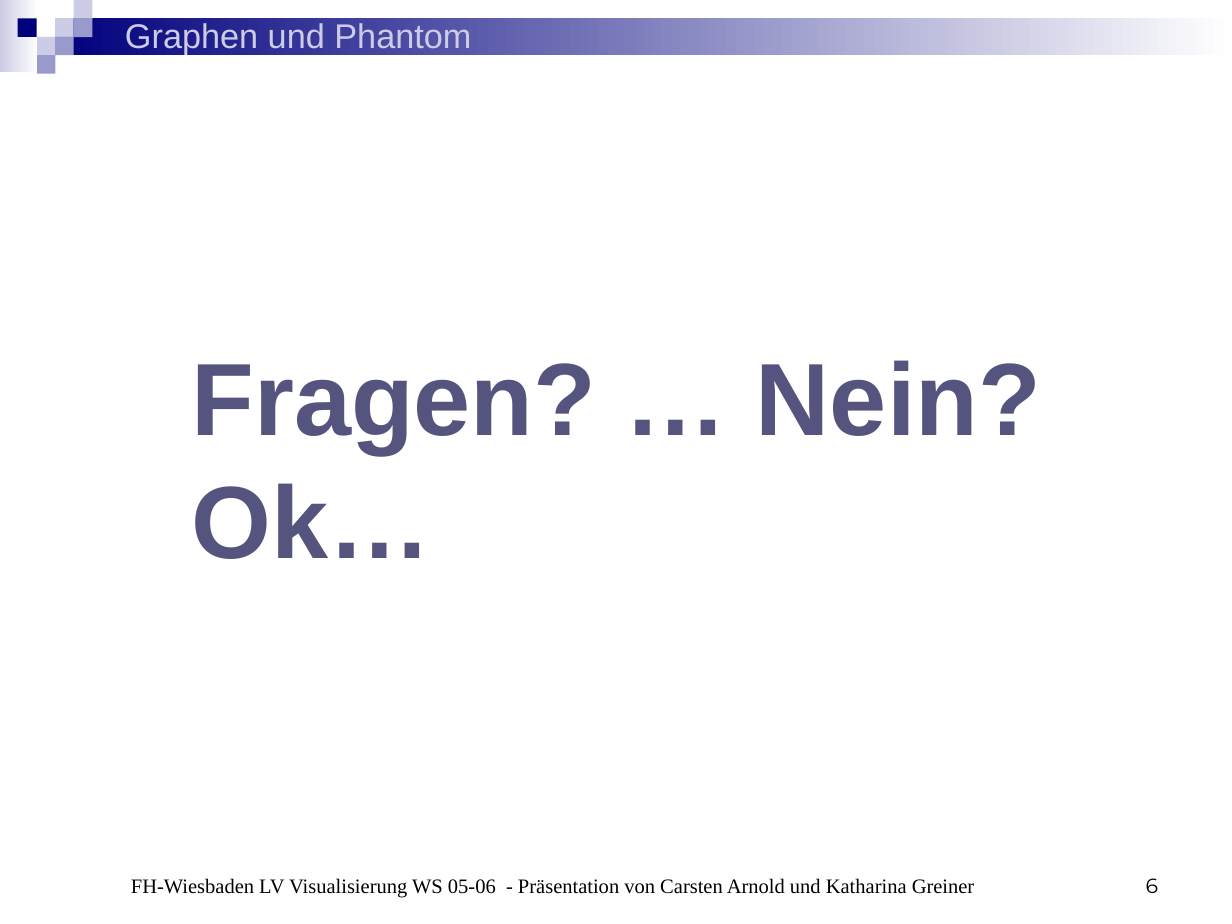
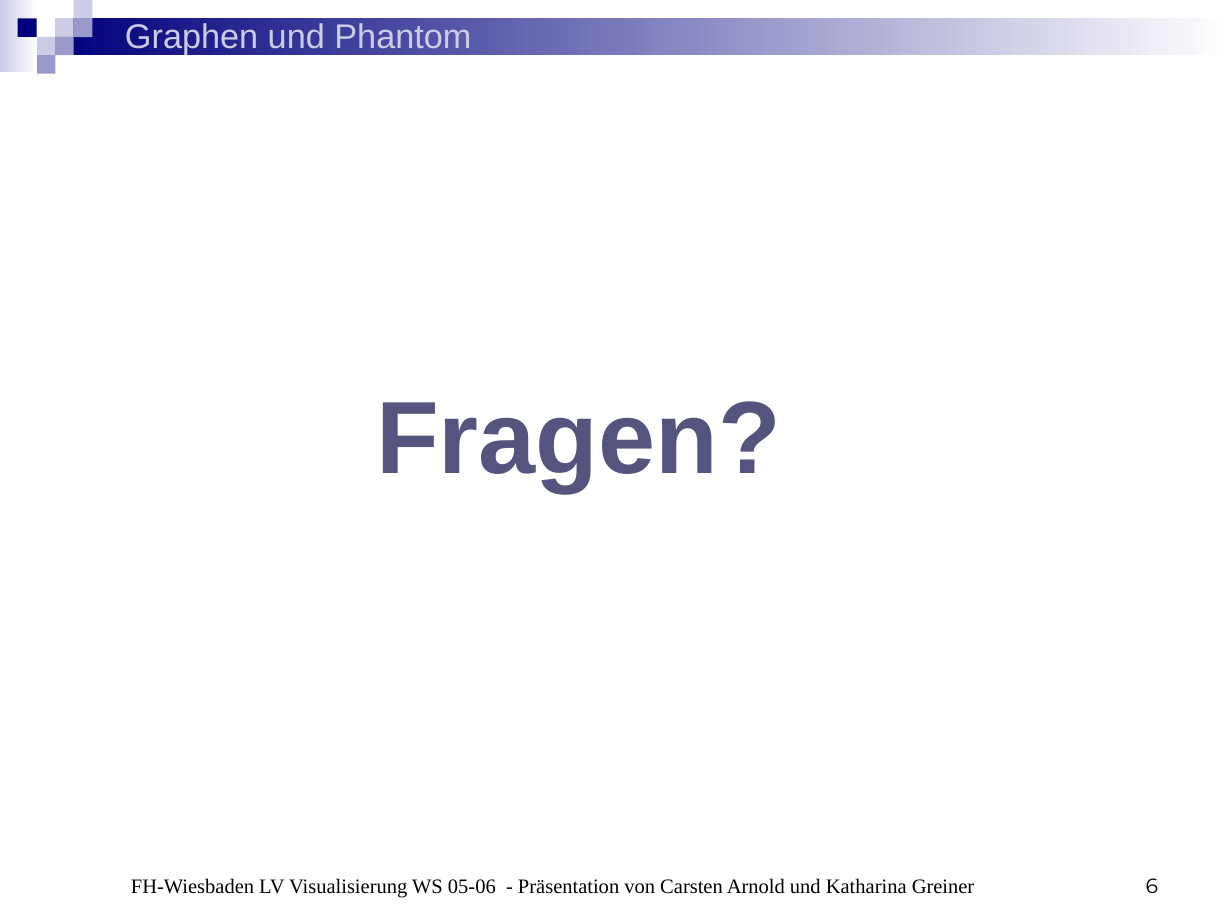
Before and after one commit to BackupTheBerlios/phantom-graphs-svn, a slide deck: slide 6 of trunk/Präsentationen/Präsentation4.ppt. Drawn at 1232x924 pixels with LibreOffice and Linux fonts; fonts in the diff are those of the drawing. Boxes give left, top, right and bottom in pixels: in the first picture for what was removed or moved away, otherwise in the second. Text is boxed around its words. In the diff, an @@ line names an element or a change of style, - is before the commit and + after.

Commit message:
Update Präsentation4

```diff
--- a/trunk/Präsentationen/Präsentation4.ppt
+++ b/trunk/Präsentationen/Präsentation4.ppt
@@ text at (376,401,781,493): text changed @@
-Fragen? … Nein?
-Ok…
+Fragen?
```
Also in this commit, not shown: 1 other slide changed, 1 other file.
